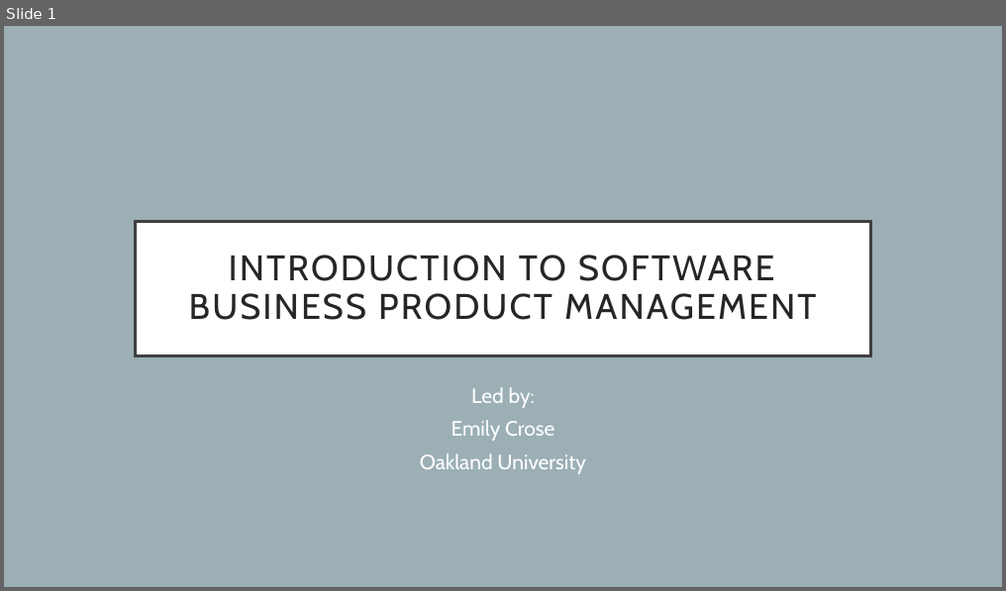
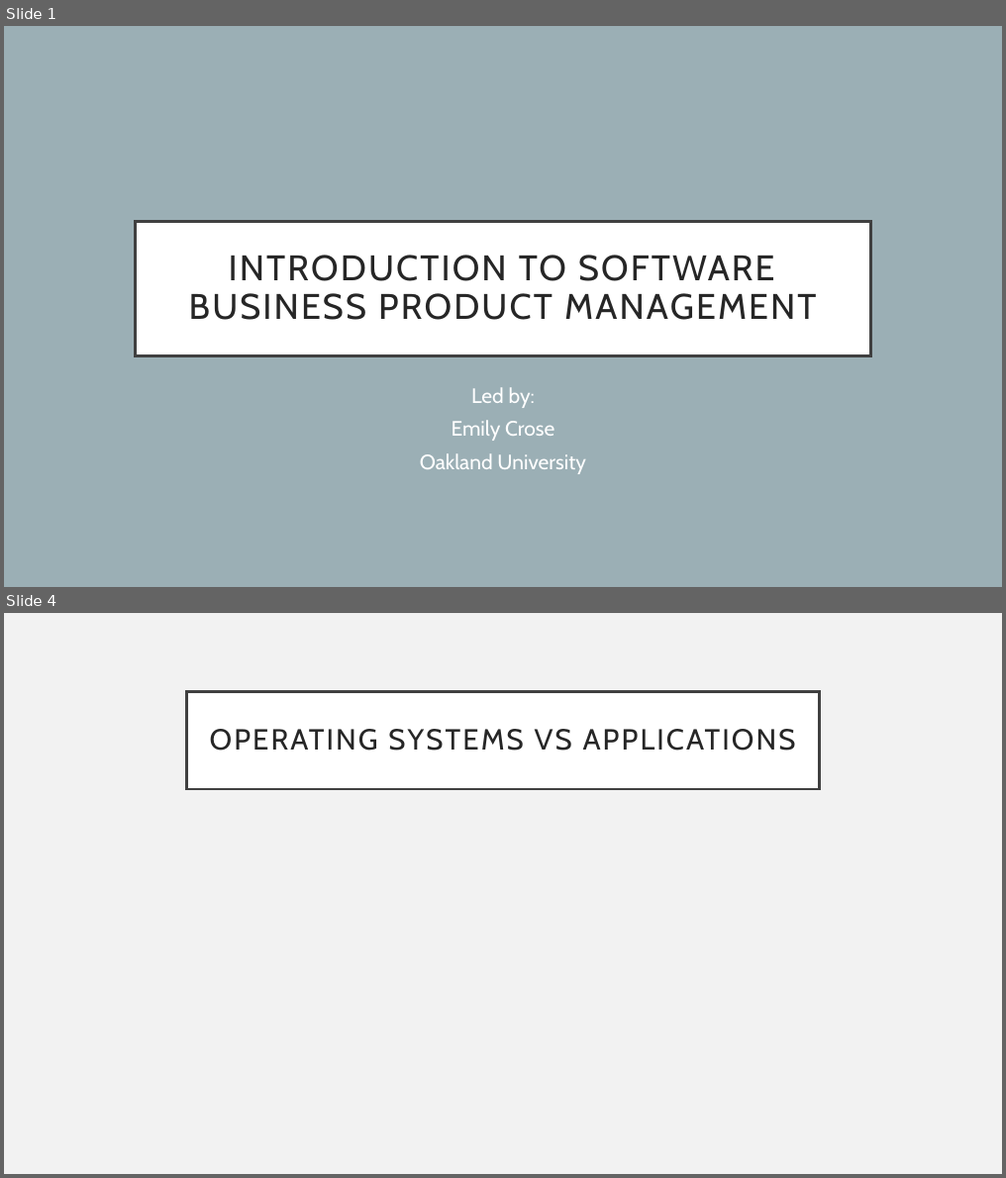
Before and after one commit to hexa-decim8/ISBPM, a slide deck: Class_Materials/Week_1/Day_3/ISBPM w1d3.pptx. Shown one above the other, each under a label of ours: slide 1 before the commit, slides 1 and 4 after it; the slides between them are not shown. The pictures are 1006x591 and 1006x1178 pixels, drawn with LibreOffice and Linux fonts; fonts in the diff are those of the drawing. Boxes give left, top, right and bottom in pixels: in the first picture for what was removed or moved away, otherwise in the second. Text is boxed around its words. In the diff, an @@ line names an element or a change of style, - is before the commit and + after.

```diff
--- a/Class_Materials/Week_1/Day_3/ISBPM w1d3.pptx
+++ b/Class_Materials/Week_1/Day_3/ISBPM w1d3.pptx
@@ slide 4 added at (x1=4, y1=613, x2=1002, y2=1174), background #F2F2F2 @@
@@ title added at (x1=187, y1=691, x2=819, y2=789), fill #FFFFFF, outline #404040 2.5 pt, 28 pt, text #262626 @@
+OPERATING SYSTEMS VS APPLICATIONS
```
Also in this commit, not shown: 6 other slides added, 6 slides removed, 1 other file.
